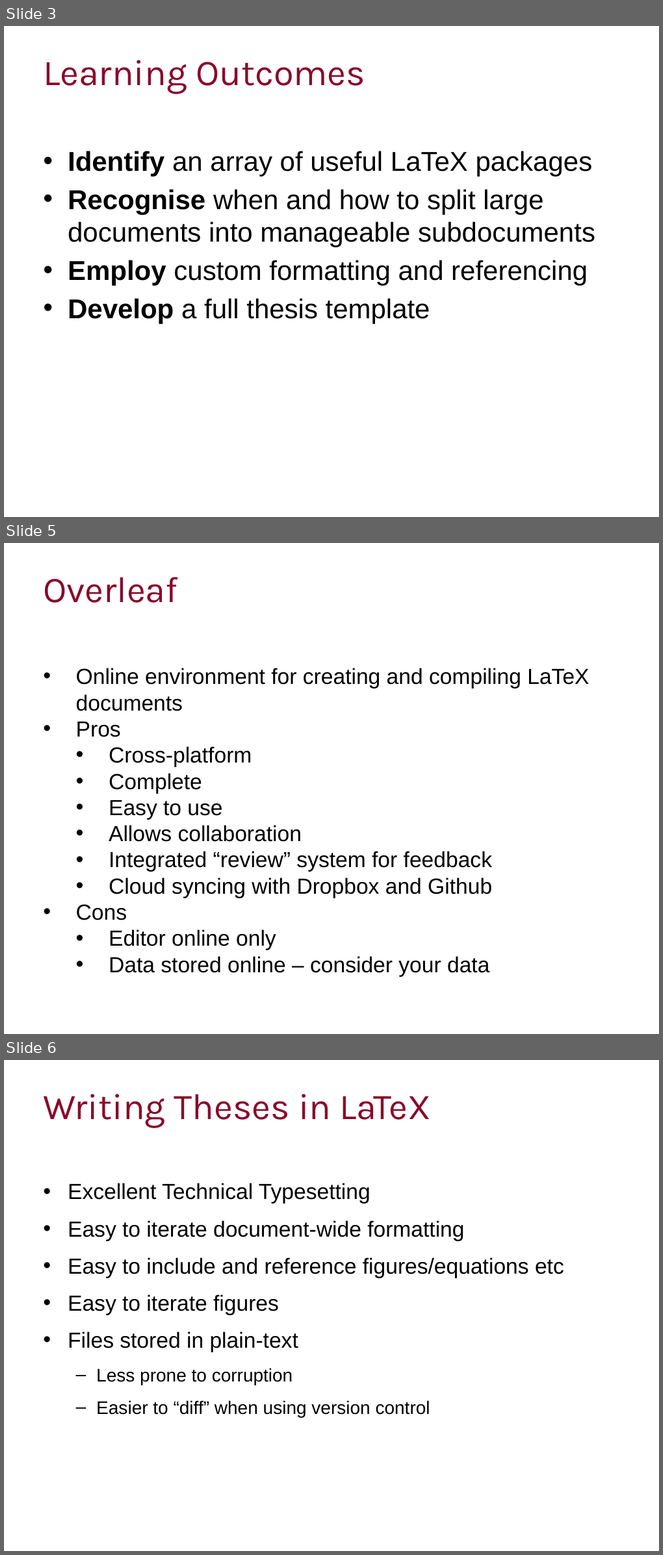
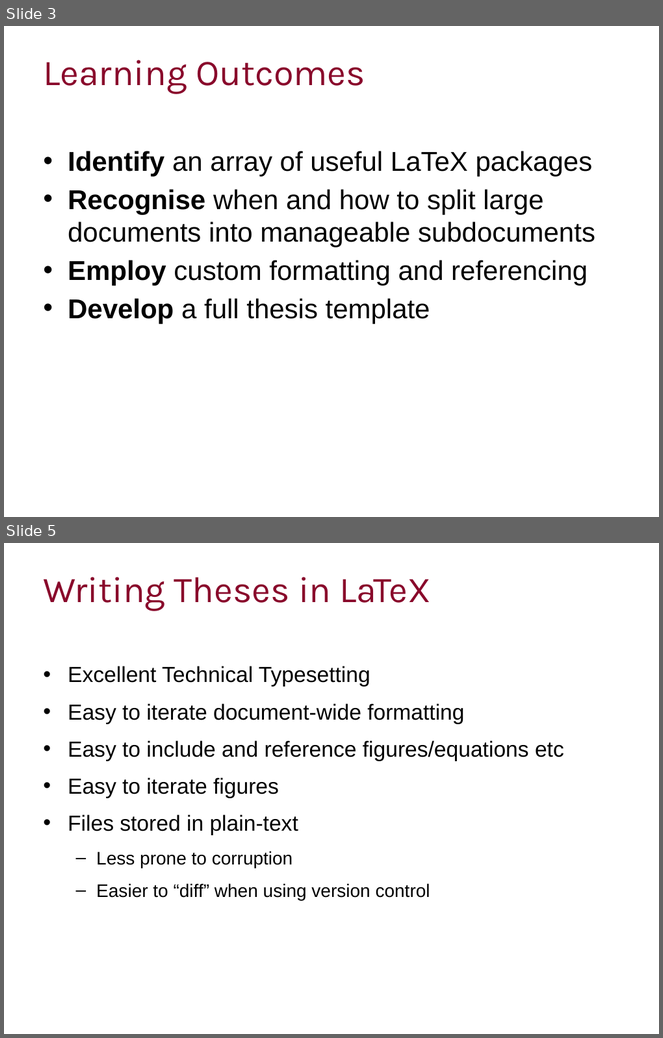
Before and after one commit to ImperialCollegeLondon/RCDS-writing-theses-in-latex, a slide deck: Writing Theses in Latex Slides.pptx. Shown one above the other, each under a label of ours: slides 3, 5 and 6 before the commit, slides 3 and 5 after it; the slides between them are not shown. The pictures are 663x1555 and 663x1038 pixels, drawn with LibreOffice and Linux fonts; fonts in the diff are those of the drawing; background and template pictures are left out. Boxes give left, top, right and bottom in pixels: in the first picture for what was removed or moved away, otherwise in the second. Text is boxed around its words. In the diff, an @@ line names an element or a change of style, - is before the commit and + after.

Commit message:
Removed Overleaf instructions

```diff
--- a/Writing Theses in Latex Slides.pptx
+++ b/Writing Theses in Latex Slides.pptx
@@ slide 5 removed at [4,543,659,1034], background #FFFFFF @@
@@ title removed at [43,577,178,603] @@
-Overleaf
@@ text removed at [76,668,589,977] @@
-• Online environment for creating and compiling LaTeX documents
-• Pros
-  • Cross-platform
-  • Complete
-  • Easy to use
-  • Allows collaboration
-  • Integrated “review” system for feedback
-  • Cloud syncing with Dropbox and Github
-• Cons
-  • Editor online only
-  • Data stored online – consider your data
@@ what was slide 6 is now slide 5 @@
```
Also in this commit, not shown: 1 slide changed.
